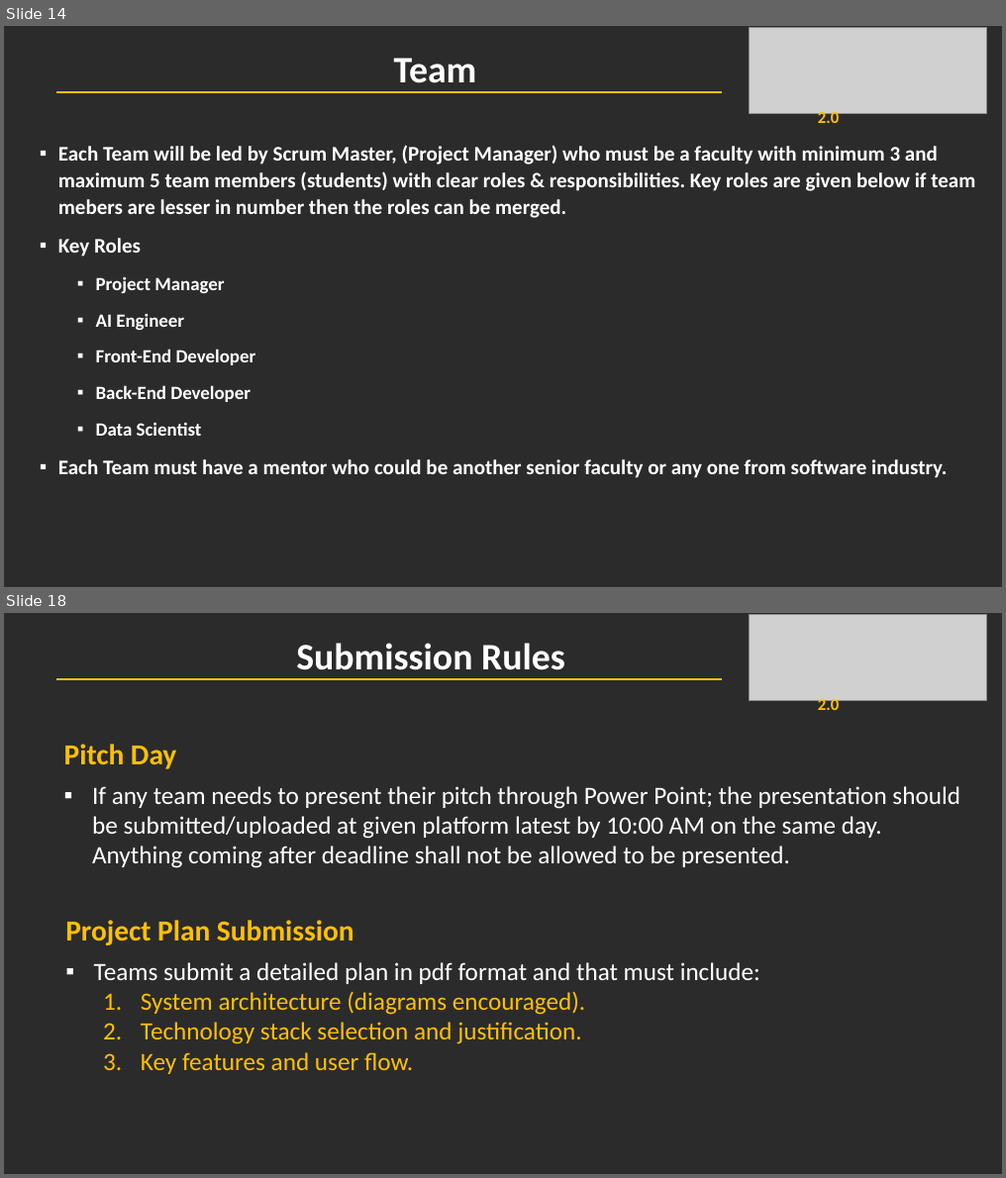
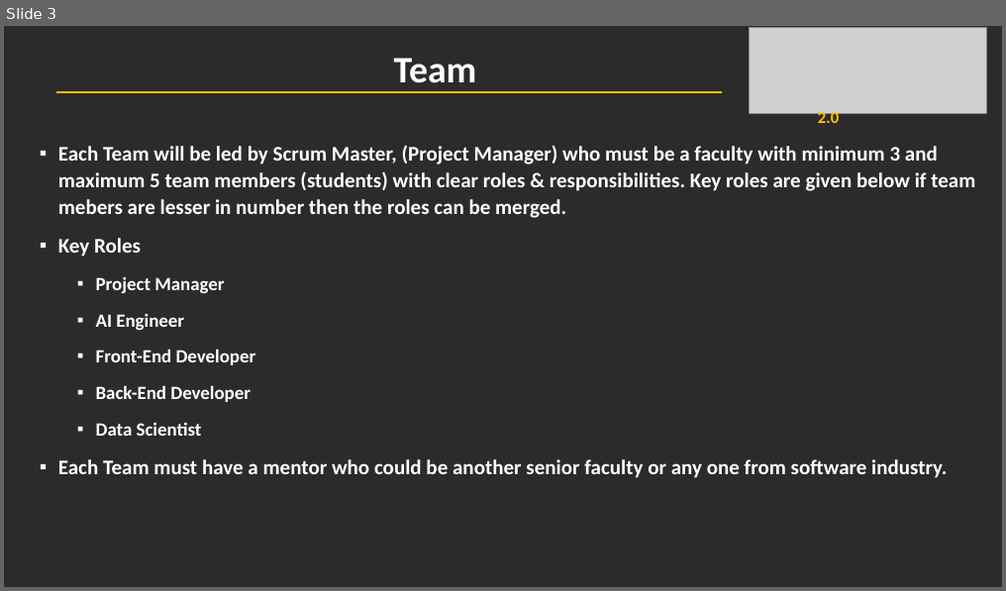
Before and after one commit to ARassignments/AI-Web, a slide deck: assets/InnovAIte Season 2.pptx. Shown one above the other, each under a label of ours: slides 14 and 18 before the commit, slide 3 after it; the slides between them are not shown. The pictures are 1006x1178 and 1006x591 pixels, drawn with LibreOffice and Linux fonts; fonts in the diff are those of the drawing; grey boxes stand for pictures; background and template pictures are left out; a plain dark background stands for a picture behind light text. Boxes give left, top, right and bottom in pixels: in the first picture for what was removed or moved away, otherwise in the second. Text is boxed around its words. In the diff, an @@ line names an element or a change of style, - is before the commit and + after.

```diff
--- a/assets/InnovAIte Season 2.pptx
+++ b/assets/InnovAIte Season 2.pptx
@@ slide 18 removed at <box>4,613,1002,1174</box>, background picture (left out) @@
@@ picture removed at <box>748,615,987,700</box> @@
@@ subtitle removed at <box>296,643,565,670</box> @@
-Submission Rules
@@ line removed from (57, 679) to (722, 679) @@
@@ text removed at <box>818,697,839,710</box> @@
-2.0
@@ text removed at <box>64,744,176,769</box> @@
-Pitch Day
@@ text removed at <box>92,786,960,868</box> @@
-▪ If any team needs to present their pitch through Power Point; the presentation should be submitted/uploaded at given platform latest by 10:00 AM on the same day. Anything coming after deadline shall not be allowed to be presented.
@@ text removed at <box>65,920,354,946</box> @@
-Project Plan Submission
@@ text removed at <box>94,962,760,1074</box> @@
-▪ Teams submit a detailed plan in pdf format and that must include:
-  1. System architecture (diagrams encouraged).
-  2. Technology stack selection and justification.
-  3. Key features and user flow.
@@ what was slide 14 is now slide 3 @@
```
Also in this commit, not shown: 29 other slides removed.
